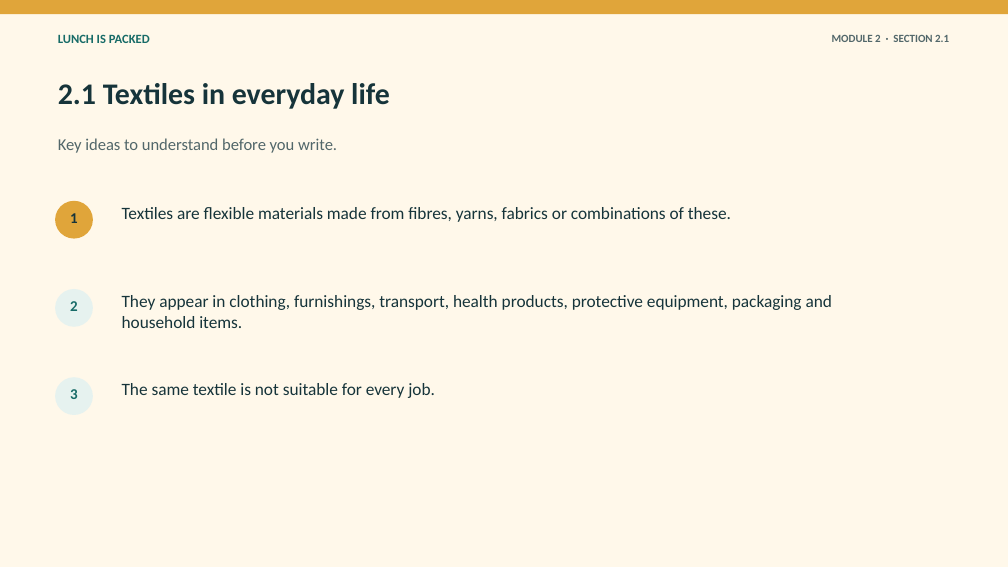
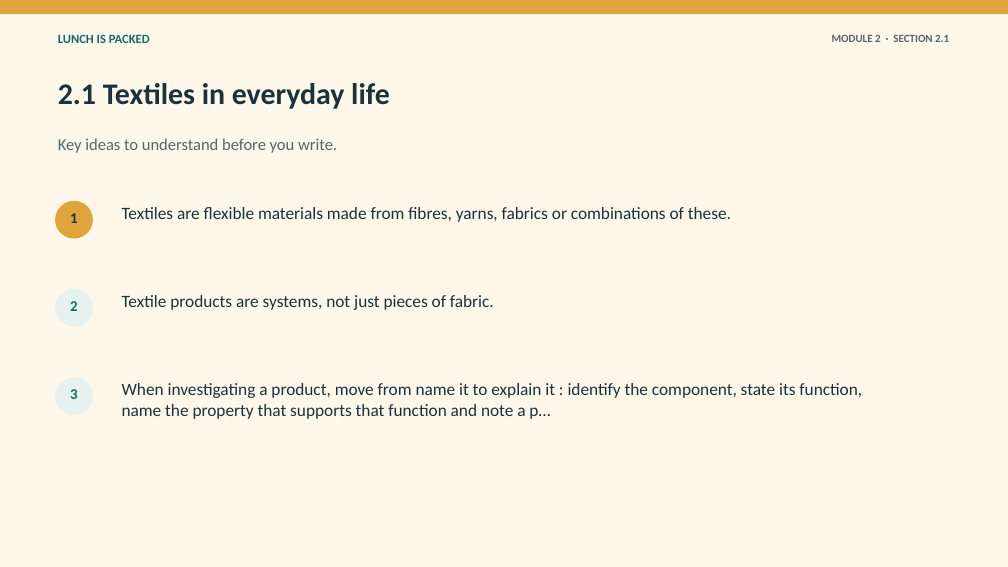
Before and after one commit to stevencowell/Year-7-8-Lunch-Is-Packed, a slide deck: slide 3 of resources/presentations/Lunch-Is-Packed-Module-02-textiles-around-us.pptx. Drawn at 1008x567 pixels with LibreOffice and Linux fonts; fonts in the diff are those of the drawing. Boxes give left, top, right and bottom in pixels: in the first picture for what was removed or moved away, otherwise in the second. Text is boxed around its words. In the diff, an @@ line names an element or a change of style, - is before the commit and + after.

```diff
--- a/resources/presentations/Lunch-Is-Packed-Module-02-textiles-around-us.pptx
+++ b/resources/presentations/Lunch-Is-Packed-Module-02-textiles-around-us.pptx
@@ text at [122, 295, 494, 310]: text changed @@
-They appear in clothing, furnishings, transport, health products, protective equipment, packaging and household items.
+Textile products are systems, not just pieces of fabric.
@@ text at [122, 383, 862, 419]: text changed @@
-The same textile is not suitable for every job.
+When investigating a product, move from name it to explain it : identify the component, state its function, name the property that supports that function and note a p…
```
Also in this commit, not shown: 3 other slides changed, 48 other files.
